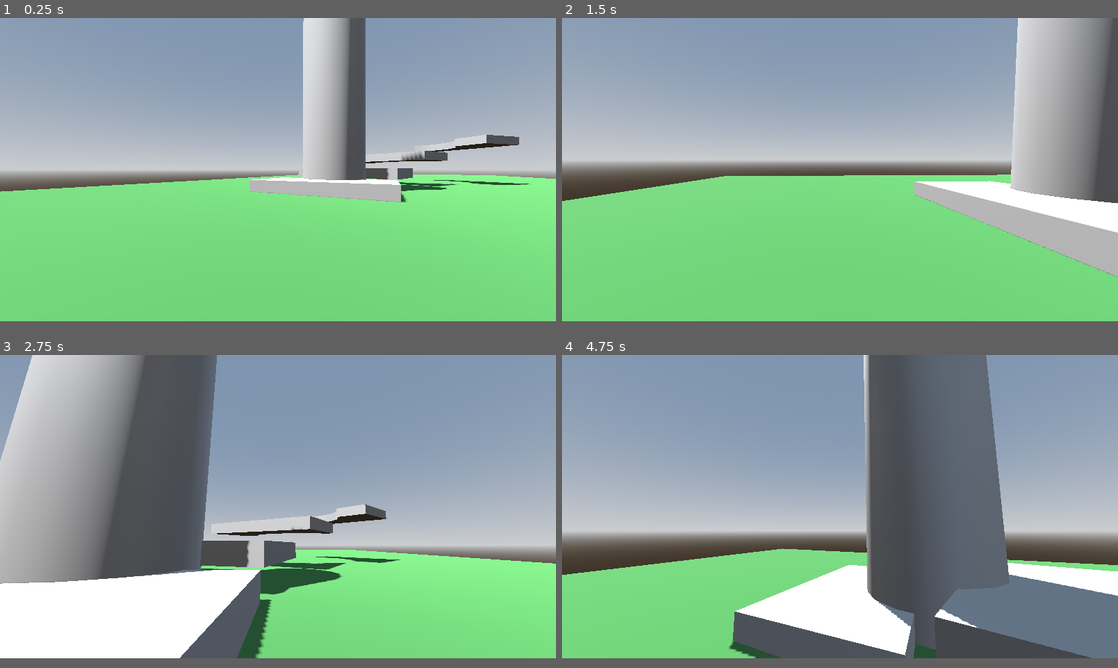
Above: before the commit, frames 1-4 (two rows, left to right).
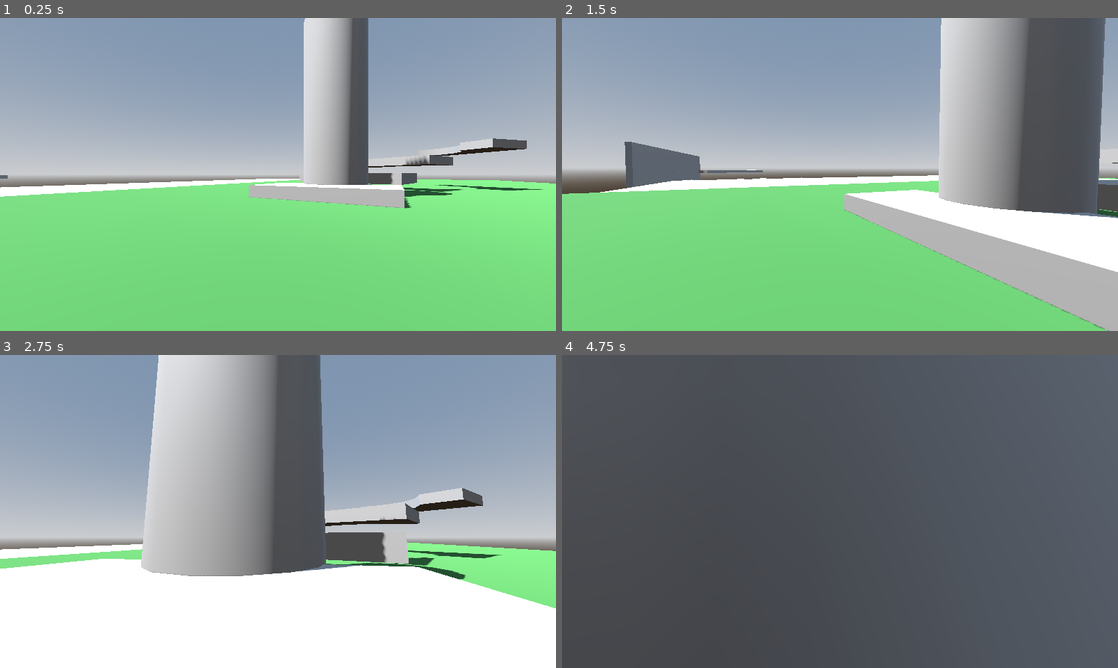
Above: after the commit, the same moments.

Repository: AhmedRamy28/3D-project
Game: Godot game, scene res://assets/node_3d.tscn
Two runs of this game, one before a commit and one after it. Both use one fixed random seed, a clock stepped at 60 frames per second and the inputs below.
Inputs (mouse positions are in pixels of both pictures, inside the frame that each line leads up to):
- Up to frame 1 (0.25 s): no input
- Up to frame 2 (1.5 s): move the mouse to (867, 168) at 0.52 s; hold Shift (Sprint) 0.53-1.28 s; hold W (move_up) from 0.53 s (still down); tap Space (jump) at 0.77 s; move the mouse to (812, 171) at 1.27 s; tap Shift (Sprint) at 1.35 s
- Up to frame 3 (2.75 s): keep holding W (move_up); tap Space (jump) at 1.52 s; move the mouse to (289, 502) at 2.02 s; hold Shift (Sprint) from 2.03 s (still down)
- Up to frame 4 (4.75 s): keep holding W (move_up); move the mouse to (834, 511) at 2.77 s; release Shift (Sprint) at 2.78 s; tap Shift (Sprint) at 2.85, 4.35 s; tap Space (jump) at 3.02, 3.77, 4.52 s; move the mouse to (878, 511) at 3.52 s; hold Shift (Sprint) 3.53-4.28 s; move the mouse to (795, 502) at 4.27 s
In our replay, the window is 800x436 before the commit and 800x450 after it. These sizes can differ from the game's own. Grey fills any space a smaller window leaves; there, only what the larger window draws over its background counts as a difference.

The runs differ from the first frame. In frame 1, 6.9% of the frame differs, in the area x 0-100%, y 0-61%; in frame 2, 34%; in frame 3, 57%; in frame 4, 73%, in the area x 0-100%, y 0-100%.

Commit message:
Added half a level
Added the start of the level where u unlock double jump ( yeah ill tweak the code later ) but still unfinished

Diff:
--- /dev/null
+++ b/Levels/A-Level.tscn
@@ -0,0 +1,54 @@
+[gd_scene format=3 uid="uid://e7505umphu22"]
+
+[node name="Map" type="Node3D" unique_id=523325684]
+
+[node name="CSGCombiner3D" type="CSGCombiner3D" parent="." unique_id=1491866041]
+use_collision = true
+
+[node name="CSGBox3D" type="CSGBox3D" parent="CSGCombiner3D" unique_id=1025272307]
+transform = Transform3D(1, 0, 0, 0, 1, 0, 0, 0, 1, 0, 0, 80.5)
+size = Vector3(102, 1, 26)
+
+[node name="CSGBox3D2" type="CSGBox3D" parent="CSGCombiner3D" unique_id=352326958]
+transform = Transform3D(0.8660254, 0, 0.5, 0, 1, 0, -0.5, 0, 0.8660254, 42.633976, 2, 136.73206)
+size = Vector3(24, 1, 10)
+
+[node name="CSGBox3D3" type="CSGBox3D" parent="CSGCombiner3D" unique_id=861504532]
+transform = Transform3D(-0.9396925, 0, -0.34202012, 0, 1, 0, 0.34202012, 0, -0.9396925, 16.462402, -0.25, 98.24677)
+size = Vector3(8, 0.5, 2)
+
+[node name="CSGBox3D4" type="CSGBox3D" parent="CSGCombiner3D" unique_id=1249275600]
+transform = Transform3D(-0.9396925, 0, -0.34202012, 0, 1, 0, 0.34202012, 0, -0.9396925, 21.462402, -0.25, 104.24677)
+size = Vector3(8, 0.5, 2)
+
+[node name="CSGBox3D5" type="CSGBox3D" parent="CSGCombiner3D" unique_id=206009150]
+transform = Transform3D(-0.17364809, 0, -0.9848076, 0, 1, 0, 0.9848076, 0, -0.17364809, 31.462402, -0.25, 103.24677)
+size = Vector3(8, 0.5, 2)
+
+[node name="CSGBox3D6" type="CSGBox3D" parent="CSGCombiner3D" unique_id=7152466]
+transform = Transform3D(-0.42261812, 0, -0.90630764, 0, 1, 0, 0.90630764, 0, -0.42261812, 38.462402, -0.25, 103.24677)
+size = Vector3(8, 0.5, 2)
+
+[node name="CSGBox3D7" type="CSGBox3D" parent="CSGCombiner3D" unique_id=1734156383]
+transform = Transform3D(0.76604426, 0, -0.6427874, 0, 1, 0, 0.6427874, 0, 0.76604426, 48.462402, -0.25, 103.24677)
+size = Vector3(8, 0.5, 2)
+
+[node name="CSGBox3D8" type="CSGBox3D" parent="CSGCombiner3D" unique_id=1160807611]
+transform = Transform3D(1, 0, 0, 0, 1, 0, 0, 0, 1, 56, -4, 113)
+size = Vector3(1, 25, 53)
+
+[node name="CSGBox3D9" type="CSGBox3D" parent="CSGCombiner3D/CSGBox3D8" unique_id=765285283]
+transform = Transform3D(-0.6427876, 0, -0.76604426, 0, 1, 0, 0.76604426, 0, -0.6427876, -0.9341202, 4.75, -6.4676514)
+size = Vector3(4, 0.5, 2)
+
+[node name="CSGBox3D10" type="CSGBox3D" parent="CSGCombiner3D/CSGBox3D8" unique_id=1827469885]
+transform = Transform3D(-0.6427876, 0, -0.76604426, 0, 1, 0, 0.76604426, 0, -0.6427876, -0.9341202, 5.75, -0.46765137)
+size = Vector3(4, 0.5, 2)
+
+[node name="CSGBox3D11" type="CSGBox3D" parent="CSGCombiner3D/CSGBox3D8" unique_id=2122433202]
+transform = Transform3D(-0.6427876, 0, -0.76604426, 0, 1, 0, 0.76604426, 0, -0.6427876, -0.9341202, 6.75, 5.5323486)
+size = Vector3(4, 0.5, 2)
+
+[node name="CSGBox3D12" type="CSGBox3D" parent="CSGCombiner3D/CSGBox3D8" unique_id=1709915379]
+transform = Transform3D(-0.6427876, 0, -0.76604426, 0, 1, 0, 0.76604426, 0, -0.6427876, -0.9341202, 7.75, 11.532349)
+size = Vector3(4, 0.5, 2)
--- a/assets/node_3d.tscn
+++ b/assets/node_3d.tscn
@@ -1,6 +1,7 @@
 [gd_scene format=3 uid="uid://mgp02mkor0at"]
 
 [ext_resource type="Script" uid="uid://b0gd8hrqpvtbb" path="res://assets/Player.gd" id="1_a202f"]
+[ext_resource type="PackedScene" uid="uid://e7505umphu22" path="res://Levels/A-Level.tscn" id="2_j62gk"]
 
 [sub_resource type="ProceduralSkyMaterial" id="ProceduralSkyMaterial_noarx"]
 sky_horizon_color = Color(0.66224277, 0.6717428, 0.6867428, 1)
@@ -99,3 +100,6 @@
 radius = 5.0
 height = 17.0
 sides = 16
+
+[node name="Map" parent="." unique_id=523325684 instance=ExtResource("2_j62gk")]
+transform = Transform3D(1, 0, 0, 0, 1, 0, 0, 0, 1, 0, -1.6, -35.8)
--- a/project.godot
+++ b/project.godot
@@ -17,8 +17,8 @@
 
 [display]
 
-window/size/viewport_width=1980
-window/size/viewport_height=1080
+window/size/viewport_width=1280
+window/size/viewport_height=720
 window/stretch/mode="viewport"
 window/stretch/aspect="expand"
 
